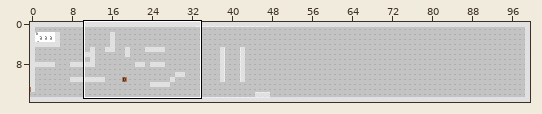
A Tiled map (JSON) gets an edit: Assets/levels/testMap.json. Above, an overview of the earlier version with the close-up marked.
Close-up. Earlier state:
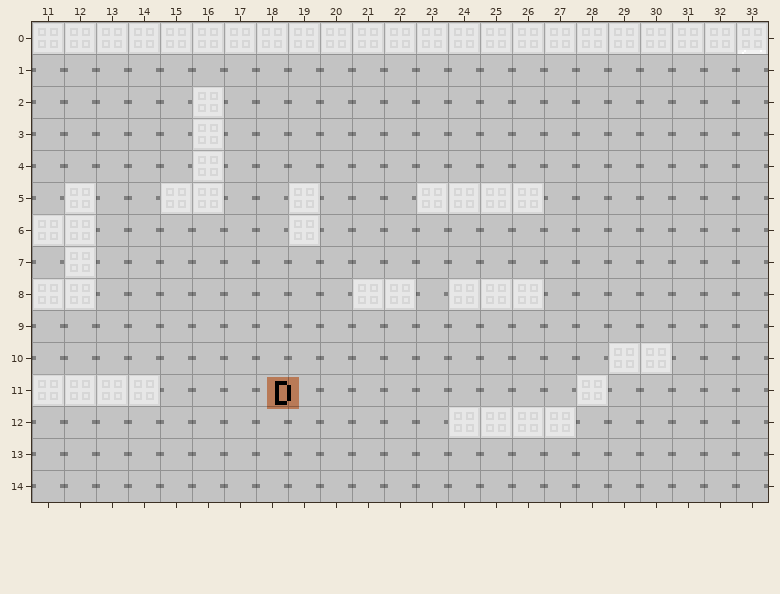
Cells are 16x16 px. Shown: x 11..33, y 0..14.
After the commit:
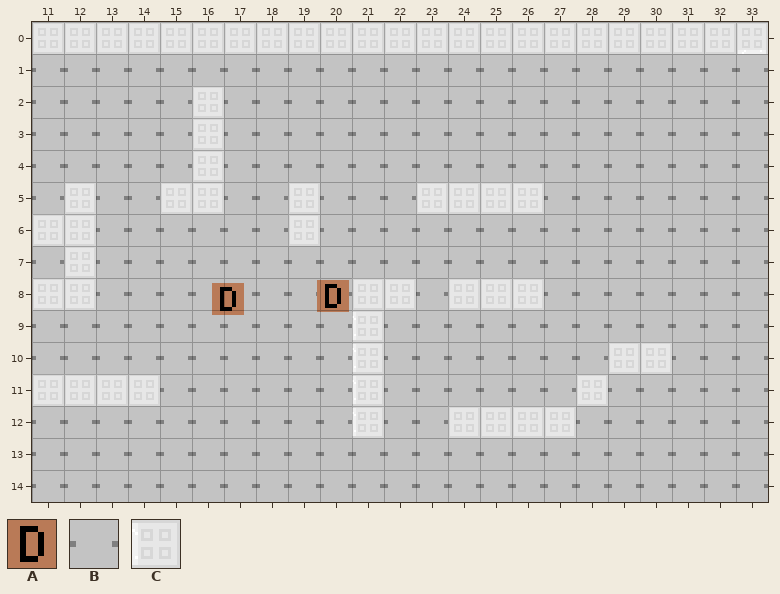
Key: from "test": A 1, B 3, C 5.
_ is an empty cell.
Objects are placed by their top-left corner, in cells (3,4 is the top-left corner of cell 3,4); size is 1x1 cell unless given.
From the commit log: bugged laser intersection
Difference:
Layer "main":
y 9..12: x 21 B -> C
Layer "Calque d'objets 1":
added: A "LaserSpawnerB" at 19.9,8.1
changed: A "LaserSpawnerA" at 18.3,11.1 -> A "LaserSpawnerA" at 16.6,8.1
Where, in picture pixels (left, top, right, bottom), the same in both close-ups:
added: (317, 280, 349, 312)
new place: (212, 283, 244, 315)
changed: (352, 310, 384, 438)
old place: (267, 377, 299, 409)
